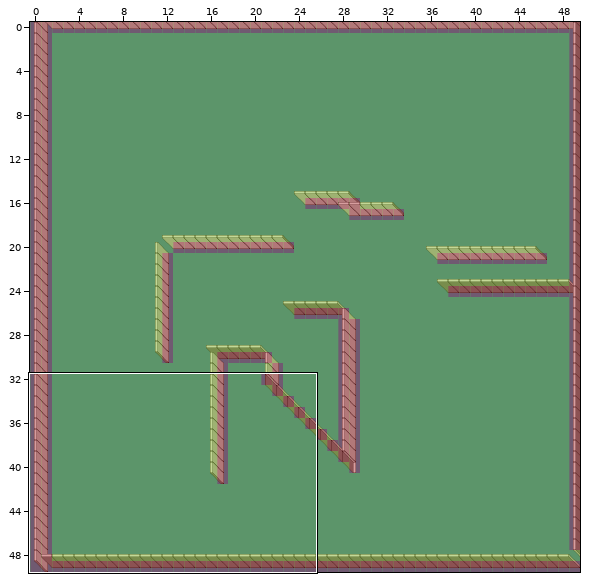
Level history. Tiled map: Debug.win32/untitled.tmx. Above, an overview of the earlier version with the close-up marked.
Close-up. First the earlier version:
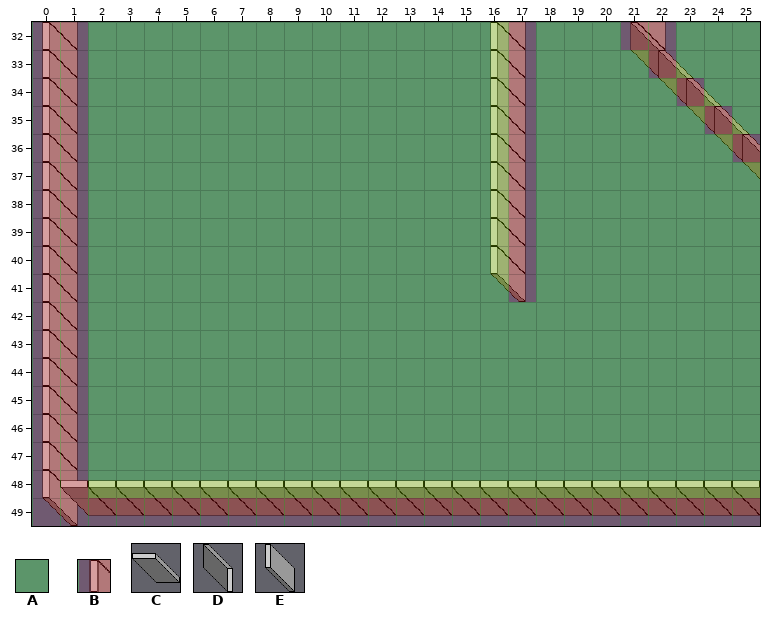
Cells are 32x32 px. Shown: x 0..25, y 32..49. The commit also changed other parts of the map, which this record leaves out.
Key: from "layer": A 0, B 1; from "perspective_walls": C 13, D 13 flipped on the other diagonal, E 14.
_ is an empty cell.
Layers that did not change in this view are not listed.
Layer "wall" before, first column x 0:
32 E_______________E____E____
33 E_______________E____D____
34 E_______________E_____D___
35 E_______________E______D__
36 E_______________E_______D_
37 E_______________E________D
38 E_______________E_________
39 E_______________E_________
40 E_______________E_________
41 E_______________E_________
42 E_________________________
43 E_________________________
44 E_________________________
45 E_________________________
46 E_________________________
47 E_________________________
48 E_________________________
49 ECCCCCCCCCCCCCCCCCCCCCCCCC
Layer "meta" before, first column x 0:
32 BBAAAAAAAAAAAAAAABAAABBAAA
33 BBAAAAAAAAAAAAAAABAAAABAAA
34 BBAAAAAAAAAAAAAAABAAAAABAA
35 BBAAAAAAAAAAAAAAABAAAAAABA
36 BBAAAAAAAAAAAAAAABAAAAAAAB
37 BBAAAAAAAAAAAAAAABAAAAAAAA
38 BBAAAAAAAAAAAAAAABAAAAAAAA
39 BBAAAAAAAAAAAAAAABAAAAAAAA
40 BBAAAAAAAAAAAAAAABAAAAAAAA
41 BBAAAAAAAAAAAAAAABAAAAAAAA
42 BBAAAAAAAAAAAAAAAAAAAAAAAA
43 BBAAAAAAAAAAAAAAAAAAAAAAAA
44 BBAAAAAAAAAAAAAAAAAAAAAAAA
45 BBAAAAAAAAAAAAAAAAAAAAAAAA
46 BBAAAAAAAAAAAAAAAAAAAAAAAA
47 BBAAAAAAAAAAAAAAAAAAAAAAAA
48 BBAAAAAAAAAAAAAAAAAAAAAAAA
49 BBBBBBBBBBBBBBBBBBBBBBBBBB
The same view after the edit:
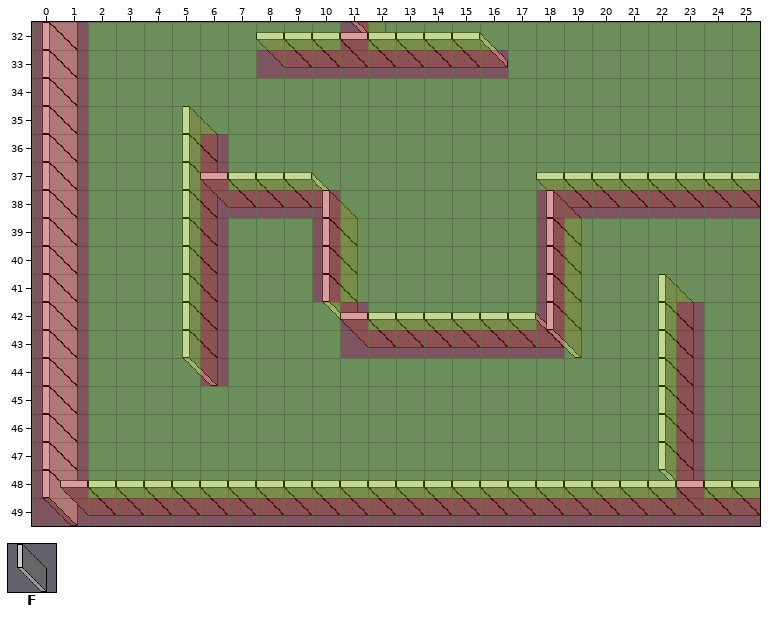
Further tiles: from "perspective_walls": F 13 flipped on the diagonal.
See-through tiles are keyed as they look on the map.
The exact change:
Changed rows in their new state; . is an unchanged cell.
layer "background" opacity 56% -> 23%
Layer "wall":
first column x 5:
32 ......F...._...._....
33 ...CCCCCCCC_...._....
34 ..........._....._...
35 ..........._......_..
36 F.........._......._.
37 F.........._........_
38 FCCCC......_.CCCCCCCC
39 F....F....._.F.......
40 F....F....._.F.......
41 F....F....._.F.......
42 F....F.......F...F...
43 F.....CCCCCCCF...F...
44 F................F...
45 .................F...
46 .................F...
47 .................F...
48 .................F...
Layer "meta":
first column x 6:
32 .....B.....A...AA...
33 ..BBBBBBBBBA....A...
34 ...........A.....A..
35 ...........A......A.
36 B..........A.......A
37 B..........A........
38 BBBBB......ABBBBBBBB
39 B...B......AB.......
40 B...B......AB.......
41 B...B......AB.......
42 B....B......B....B..
43 B....BBBBBBBB....B..
44 B................B..
45 .................B..
46 .................B..
47 .................B..
48 .................B..
